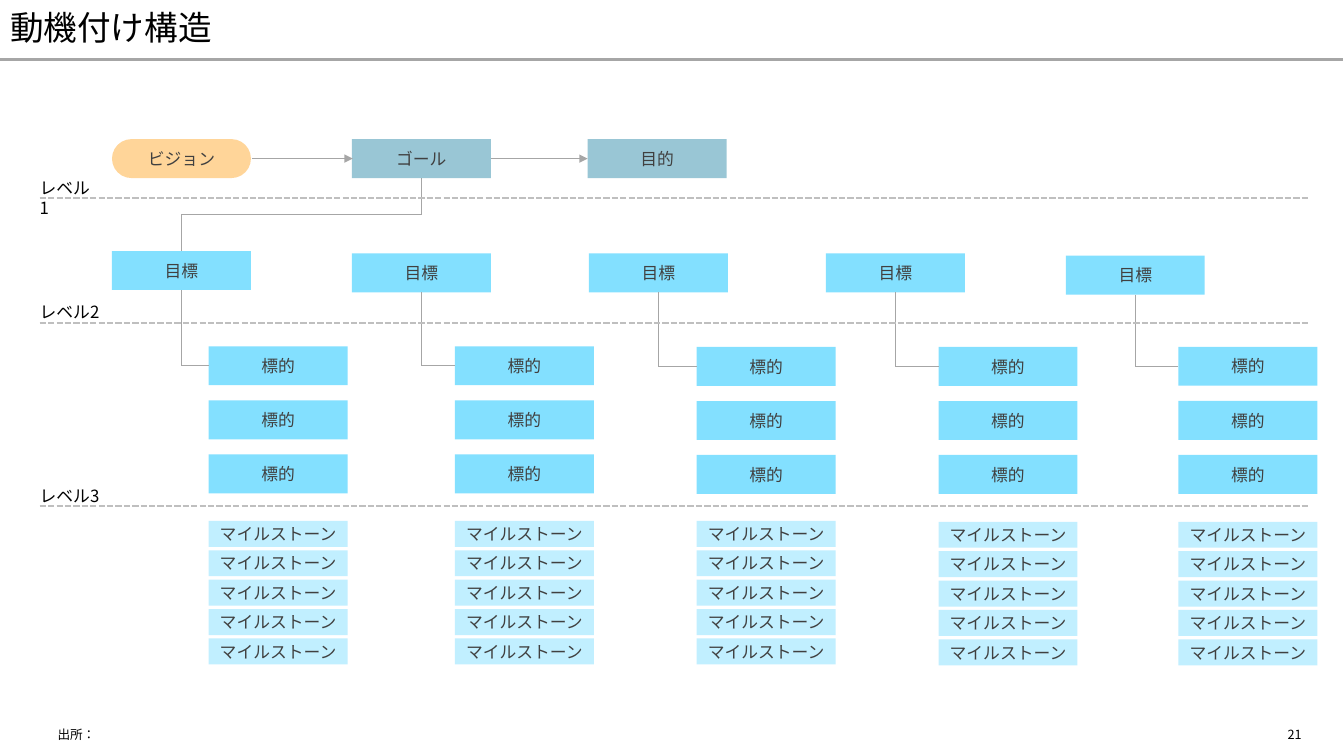
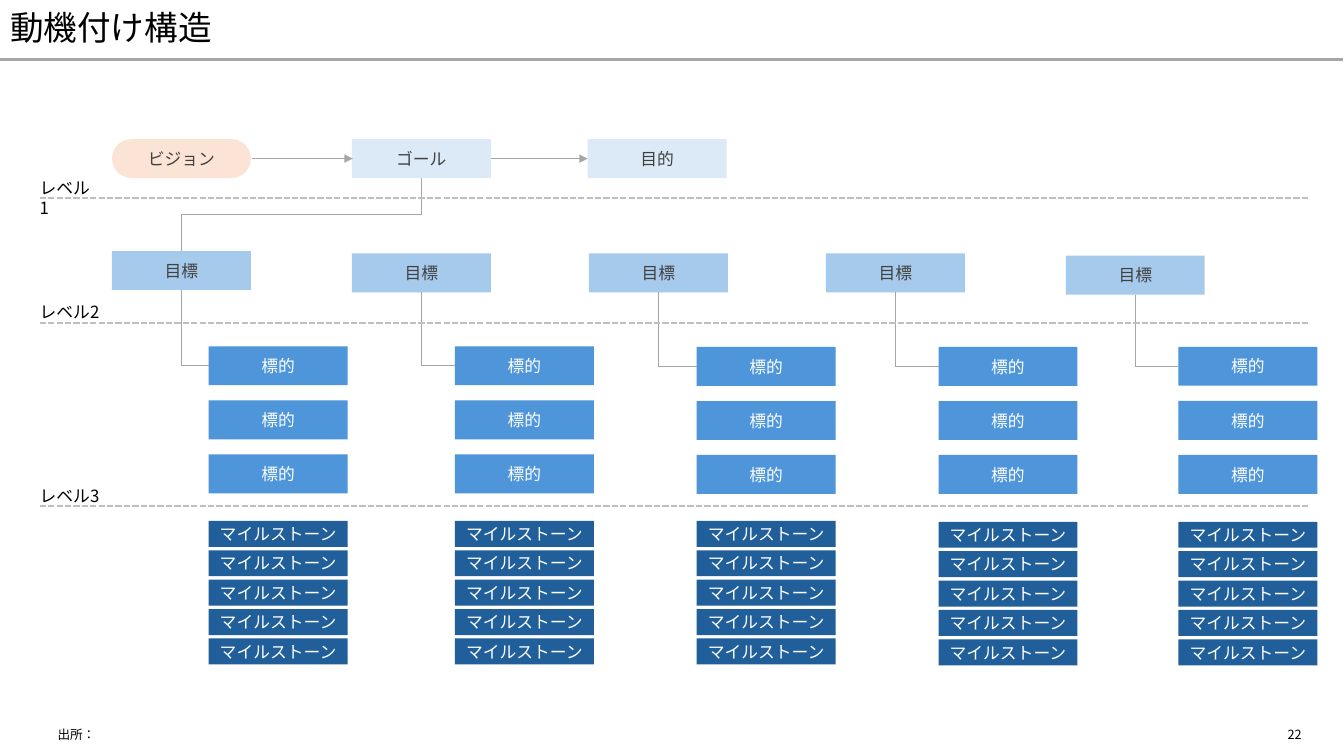
Before and after one commit to yuzucha16/dotfiles, a slide deck: slide 22 of office/Blank.potx (slide 21 before the commit). Drawn at 1344x756 pixels with LibreOffice and Linux fonts; fonts in the diff are those of the drawing. Boxes give left, top, right and bottom in pixels: in the first picture for what was removed or moved away, otherwise in the second. Text is boxed around its words. In the diff, an @@ line names an element or a change of style, - is before the commit and + after.

```diff
--- a/office/Blank.potx
+++ b/office/Blank.potx
@@ rounded rectangle "ビジョン" at [112,139,251,178]: fill #FFD599 to #FBE3D6 @@
@@ rectangle "ゴール" at [352,139,491,178]: fill #007096 at 40% opacity to #DCEAF7 @@
@@ rectangle "目的" at [588,139,727,178]: fill #007096 at 40% opacity to #DCEAF7 @@
@@ fill #83E0FF to #A6CAEC in 5 elements at [112,251,251,290], [352,253,491,292], [589,253,728,292], [826,253,965,292], [1066,256,1205,295] @@
@@ text colour #404040 to #FFFFFF; fill #83E0FF to #4E95D9 in 15 elements at [209,347,348,386], [209,400,348,440], [209,455,348,494], [455,347,594,386], [455,400,594,440], [455,455,594,494], [697,347,836,386], [697,401,836,441], [697,455,836,494], [939,347,1078,386], [939,401,1078,441], [939,455,1078,494], [1179,347,1318,386], [1179,401,1318,441], [1179,455,1318,494] @@
@@ text colour #404040 to #FFFFFF; fill #C1F0FF to #215F9A in 25 elements at [209,521,348,547], [209,551,348,577], [209,580,348,606], [209,609,348,635], [209,638,348,664], [455,521,594,547], [455,551,594,577], [455,580,594,606], [455,609,594,635], [455,638,594,664], [697,521,836,547], [697,551,836,577], [697,580,836,606], [697,609,836,635], [697,638,836,664], [939,522,1078,548], [939,552,1078,578], [939,581,1078,607], [939,610,1078,636], [939,639,1078,665], [1179,522,1318,548], [1179,552,1318,578], [1179,581,1318,607], [1179,610,1318,636], [1179,639,1318,665] @@
@@ page number at [1288,729,1302,739]: text changed @@
-21
+22
```
Also in this commit, not shown: 33 other slides changed, 1 slide added.
